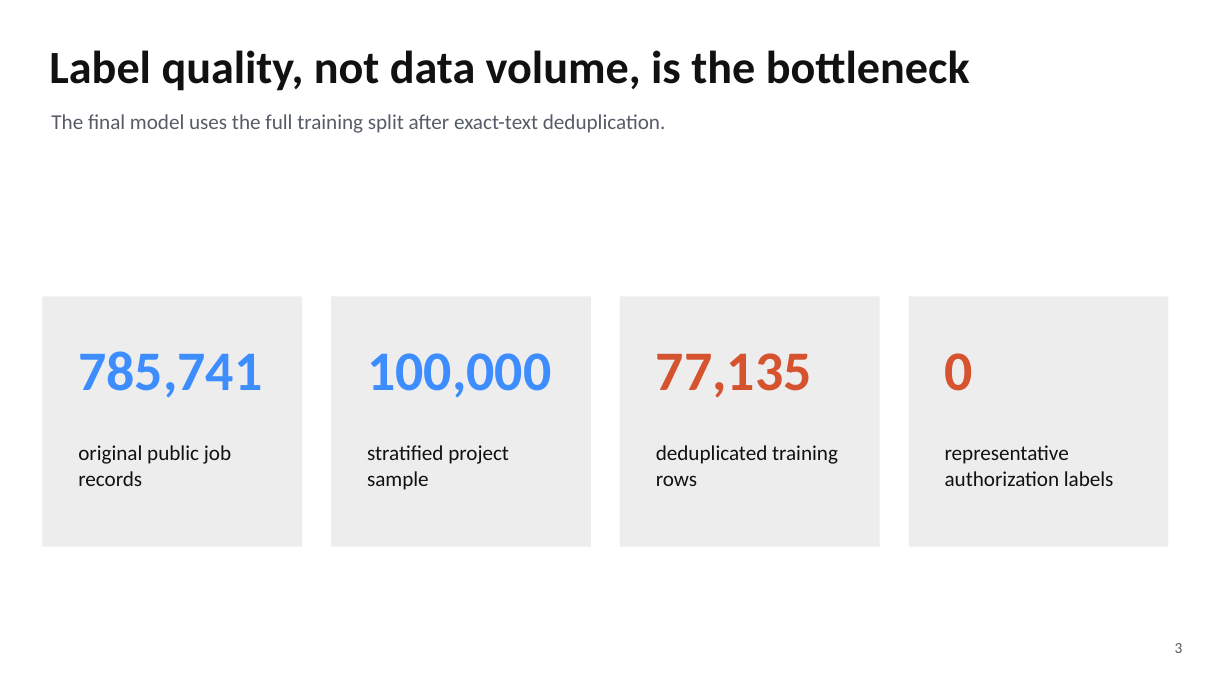
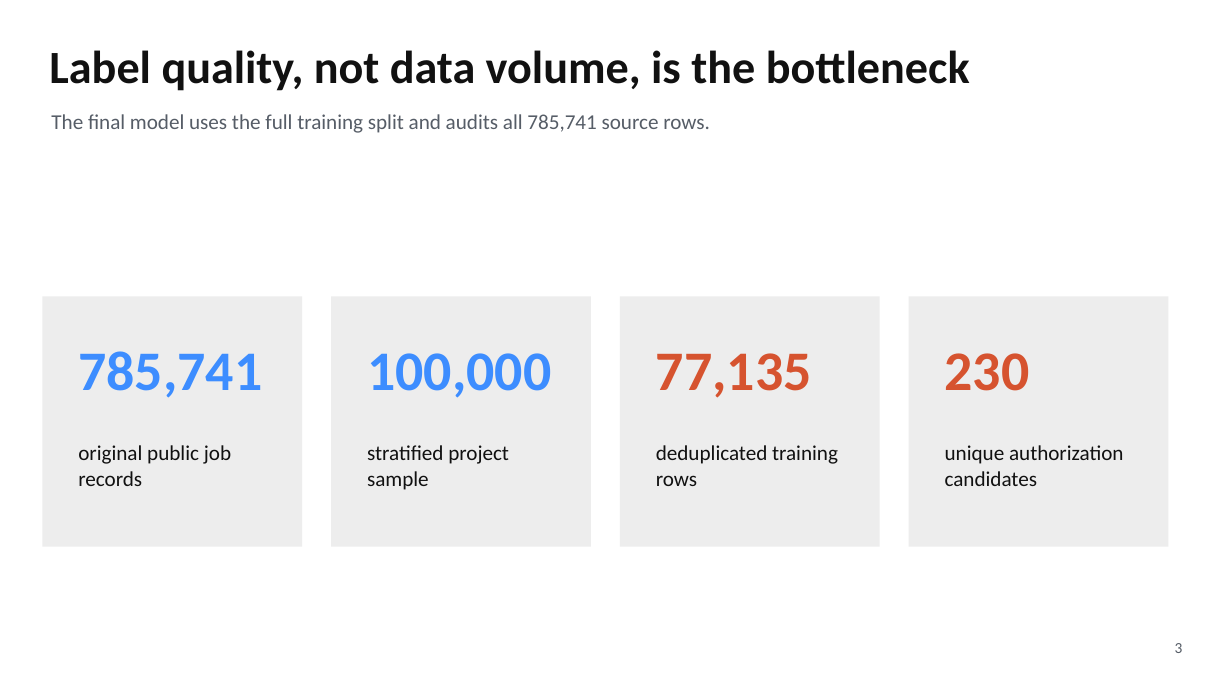
Before and after one commit to Kongbai815/job-matching-nlp, a slide deck: slide 3 of slides/MSBA_Job_Matching_Final_Deck.pptx. Drawn at 1232x693 pixels with LibreOffice and Linux fonts; fonts in the diff are those of the drawing. Boxes give left, top, right and bottom in pixels: in the first picture for what was removed or moved away, otherwise in the second. Text is boxed around its words. In the diff, an @@ line names an element or a change of style, - is before the commit and + after.

```diff
--- a/slides/MSBA_Job_Matching_Final_Deck.pptx
+++ b/slides/MSBA_Job_Matching_Final_Deck.pptx
@@ text at box(51, 114, 710, 133): text changed @@
-The final model uses the full training split after exact-text deduplication.
+The final model uses the full training split and audits all 785,741 source rows.
@@ text at box(945, 353, 1030, 391): text changed @@
-0
+230
@@ text at box(945, 445, 1124, 486): text changed @@
-representative authorization labels
+unique authorization candidates
```
Also in this commit, not shown: 1 other slide changed, 1 slide added, 1 slide removed, 21 other files.
